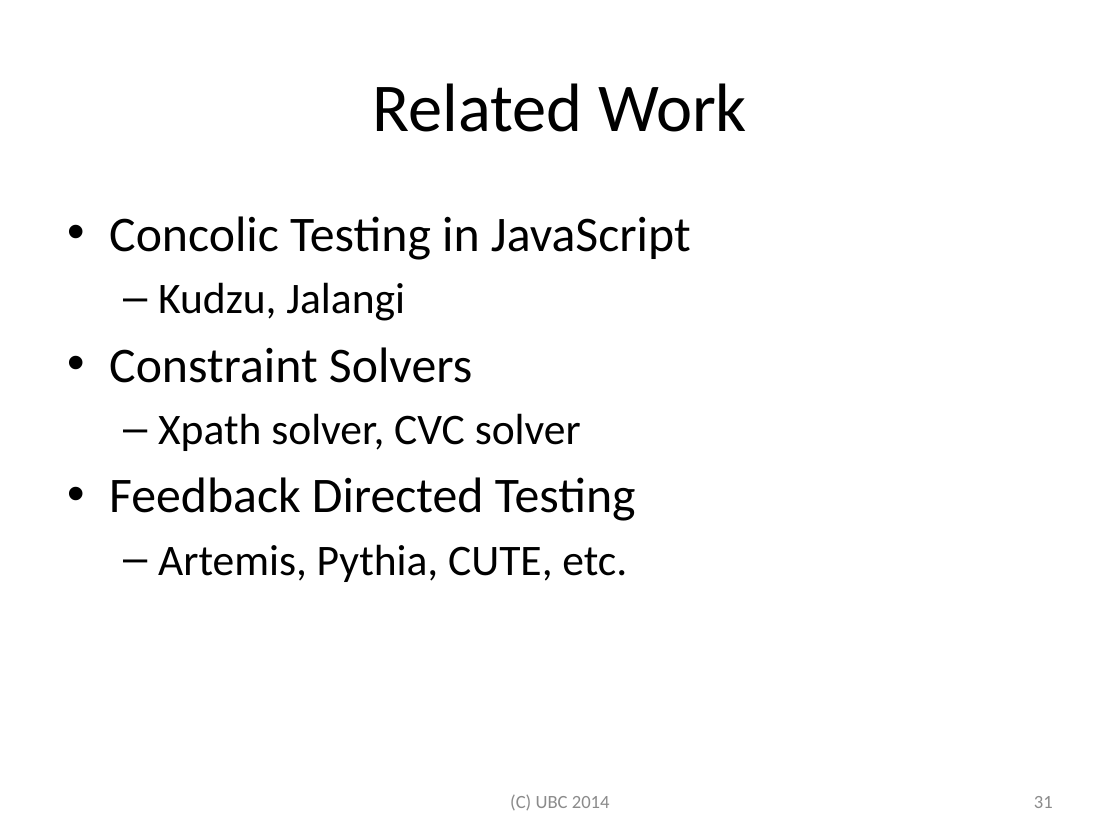
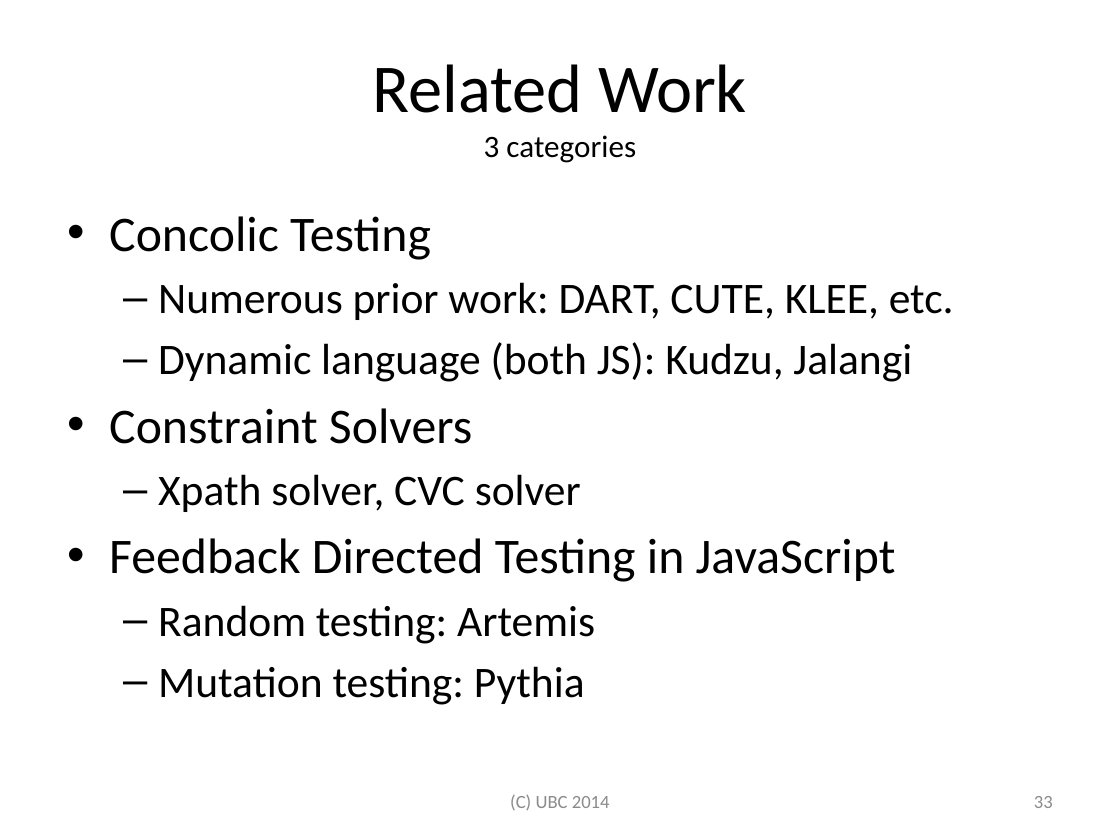
Before and after one commit to jamestklo/ConcolicJS, a slide deck: slide 34 of docs/csRPE-tkloReport.pptx (slide 32 before the commit). Drawn at 1120x840 pixels with LibreOffice and Linux fonts; fonts in the diff are those of the drawing. Boxes give left, top, right and bottom in pixels: in the first picture for what was removed or moved away, otherwise in the second. Text is boxed around its words. In the diff, an @@ line names an element or a change of style, - is before the commit and + after.

```diff
--- a/docs/csRPE-tkloReport.pptx
+++ b/docs/csRPE-tkloReport.pptx
@@ title at <box>373,64,747,163</box>: text changed @@
-Related Work
+Related Work
+3 categories
@@ text at <box>109,216,954,382</box>: text changed; size 32 to 28 pt @@
-• Concolic Testing in JavaScript
-  – Kudzu, Jalangi
+• Concolic Testing
+  – Numerous prior work: DART, CUTE, KLEE, etc.
+  – Dynamic language (both JS): Kudzu, Jalangi
@@ text at <box>109,538,896,705</box>: text changed @@
-• Feedback Directed Testing
-  – Artemis, Pythia, CUTE, etc.
+• Feedback Directed Testing in JavaScript
+  – Random testing: Artemis
+  – Mutation testing: Pythia
@@ page number at <box>1034,796,1053,808</box>: text changed @@
-31
+33
```
Also in this commit, not shown: 24 other slides changed, 5 slides added, 3 slides removed, 7 other files.
